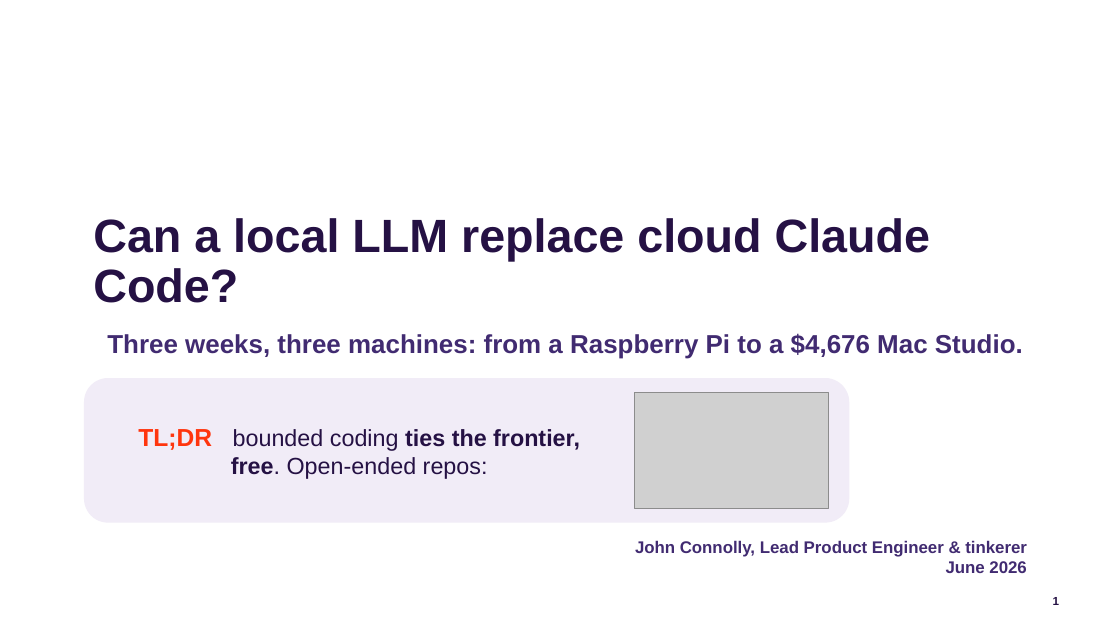
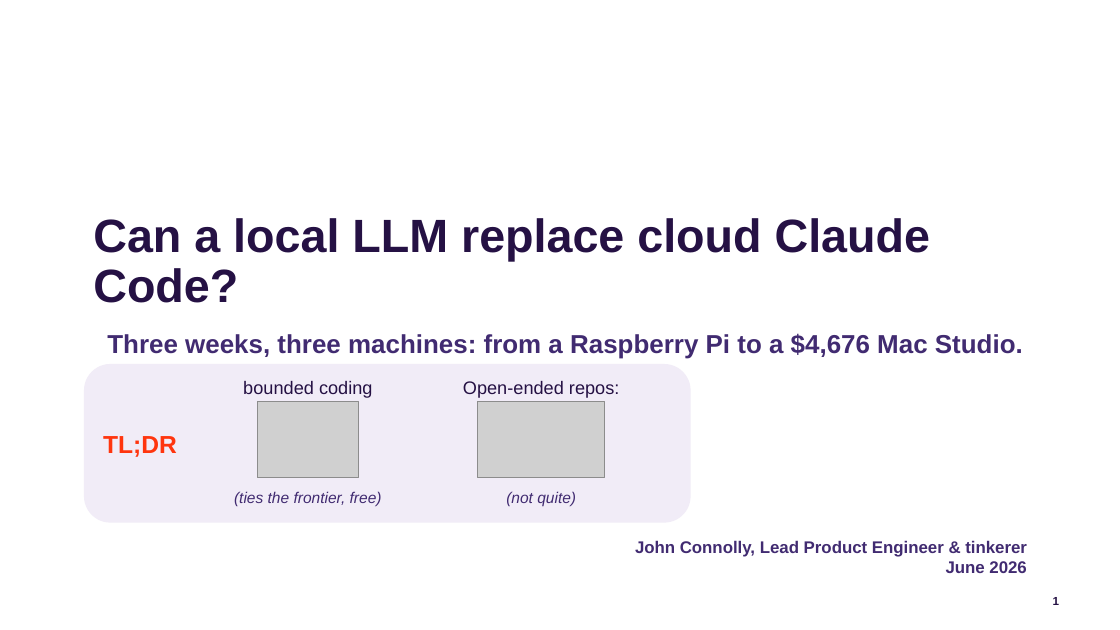
Before and after one commit to jconnolly/local-llm-pi5, a slide deck: slide 1 of local-llm-datasociety.pptx. Drawn at 1120x630 pixels with LibreOffice and Linux fonts; fonts in the diff are those of the drawing; grey boxes stand for pictures; background and template pictures are left out. Boxes give left, top, right and bottom in pixels: in the first picture for what was removed or moved away, otherwise in the second. Text is boxed around its words. In the diff, an @@ line names an element or a change of style, - is before the commit and + after.

```diff
--- a/local-llm-datasociety.pptx
+++ b/local-llm-datasociety.pptx
@@ rounded rectangle removed at bbox=[84, 378, 849, 523] @@
-TL;DR bounded coding ties the frontier, free. Open-ended repos:
@@ rounded rectangle added at bbox=[84, 364, 691, 523], fill #F1ECF7 @@
@@ text added at bbox=[243, 381, 373, 398], 14 pt, text #251144 @@
+bounded coding
@@ text added at bbox=[463, 381, 619, 398], 14 pt, text #251144 @@
+Open-ended repos:
@@ picture added at bbox=[258, 401, 359, 478] @@
@@ picture: place and size @@
-picture at bbox=[635, 392, 829, 509]
+picture at bbox=[478, 401, 606, 478]
@@ text added at bbox=[103, 436, 177, 457], 19 pt, text #FF350E, bold @@
+TL;DR
@@ text added at bbox=[234, 491, 382, 507], 12 pt, text #412B71, italic @@
+(ties the frontier, free)
@@ text added at bbox=[506, 491, 576, 506], 12 pt, text #412B71, italic @@
+(not quite)
```
Also in this commit, not shown: 4 other files.
